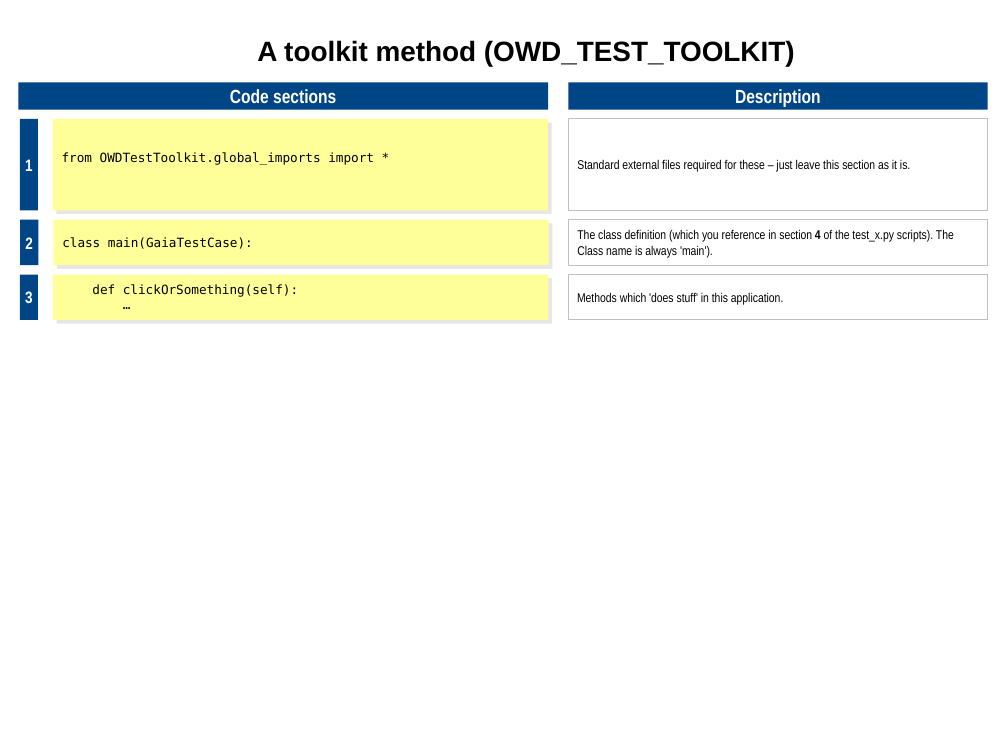
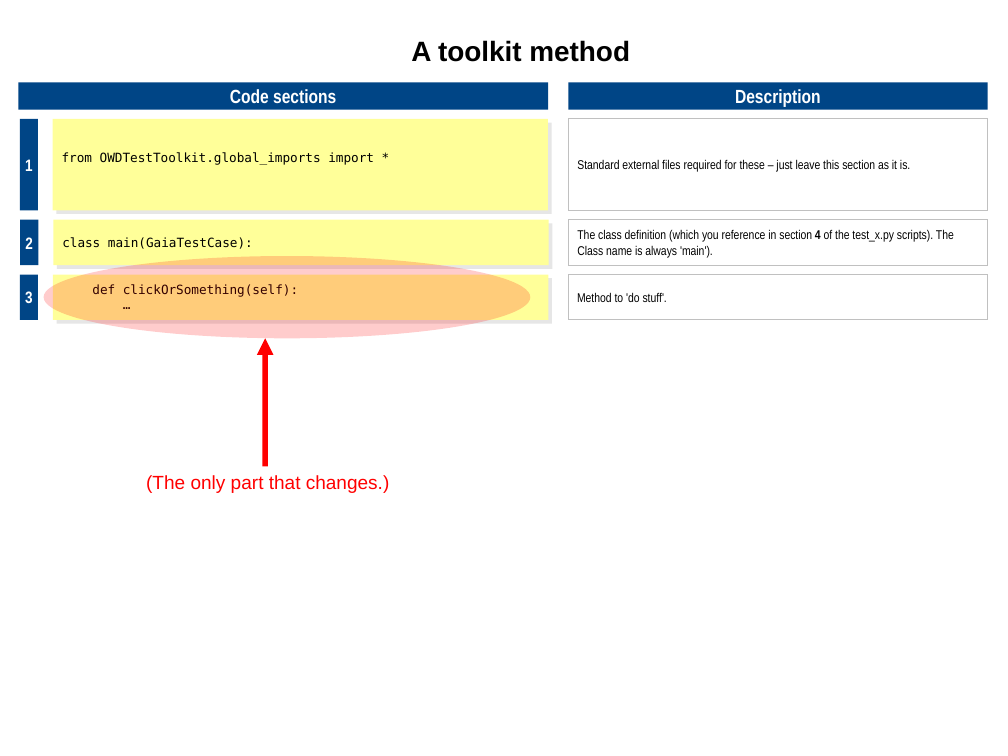
Before and after one commit to owdqa/OWD_TEST_TOOLKIT, a slide deck: slide 19 of Docs/Overview tech.odp (slide 14 before the commit). Drawn at 1008x756 pixels with LibreOffice and Linux fonts; fonts in the diff are those of the drawing. Boxes give left, top, right and bottom in pixels: in the first picture for what was removed or moved away, otherwise in the second. Text is boxed around its words. In the diff, an @@ line names an element or a change of style, - is before the commit and + after.

```diff
--- a/Docs/Overview tech.odp
+++ b/Docs/Overview tech.odp
@@ text at bbox=[411, 40, 630, 62]: text changed @@
-A toolkit method (OWD_TEST_TOOLKIT)
+A toolkit method
@@ ellipse added at bbox=[44, 256, 531, 338], fill #FF0000 at 20% opacity @@
@@ text in rectangle at bbox=[577, 292, 667, 302]: text changed @@
-Methods which 'does stuff' in this application.
+Method to 'do stuff'.
@@ arrow added from (265, 466) to (265, 338), #FF0000 4.31 pt @@
@@ text added at bbox=[146, 475, 390, 493], 15 pt, text #FF0000 @@
+(The only part that changes.)
```
Also in this commit, not shown: 6 other slides changed, 4 slides added, 1 slide removed, 4 other files.
